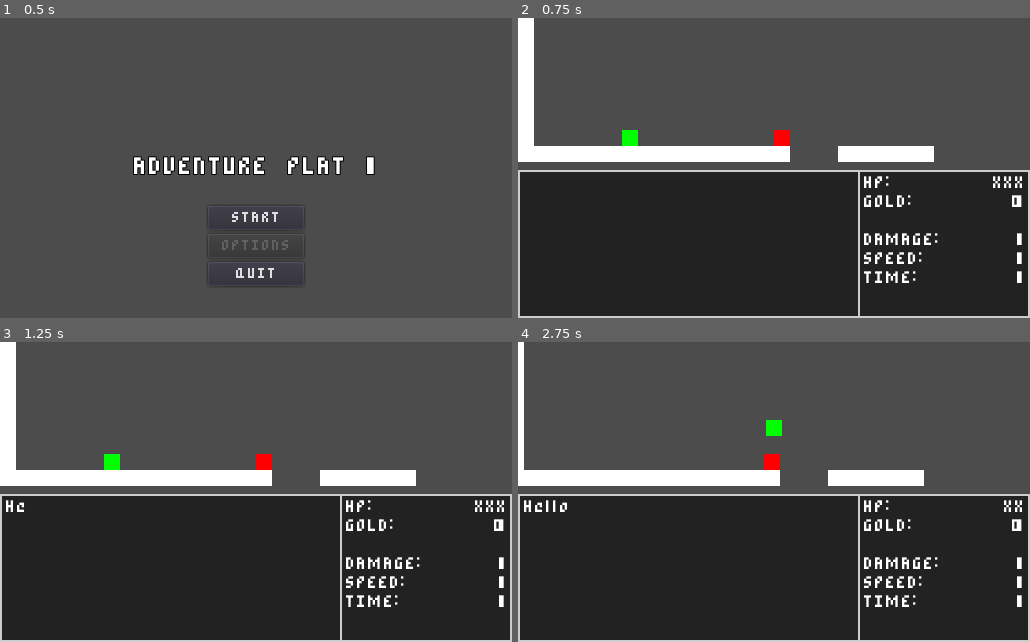
Above: before the commit, frames 1-4 (two rows, left to right).
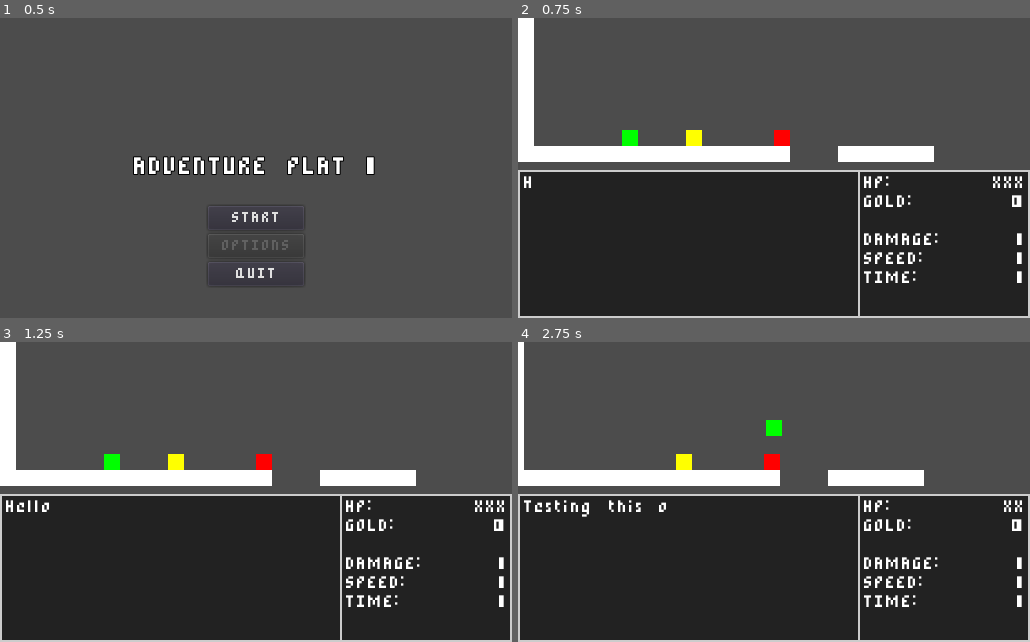
Above: after the commit, the same moments.

Repository: rodriguezric/Adventure-Plat-1
Game: Godot game, scene res://scenes/Main.tscn
Same seed, same stepped clock (60 frames per second), same inputs: the game is played once before the commit and once after it.
Inputs:
- Up to frame 1 (0.5 s): no input
- Up to frame 2 (0.75 s): click "START" at 0.5 s
- Up to frame 3 (1.25 s): no input
- Up to frame 4 (2.75 s): tap Enter (ui_accept) at 1.25 s; hold Shift (attack) 1.28-2.03 s; hold D (move_right) from 1.28 s (still down); tap W (jump) at 1.52, 2.27 s; tap Shift (attack) at 2.1 s

Frame 1 is identical in both runs. In frame 2, 0.2% of the frame differs, in the area x 1-36%, y 37-57%; in frame 3, 0.2%; in frame 4, 0.6%, in the area x 1-34%, y 37-59%.

Commit message:
✨ - Object creates dialogue

Diff:
--- /dev/null
+++ b/scenes/Sign.tscn
@@ -0,0 +1,21 @@
+[gd_scene load_steps=3 format=2]
+
+[ext_resource path="res://scripts/Sign.gd" type="Script" id=1]
+
+[sub_resource type="RectangleShape2D" id=1]
+extents = Vector2( 8, 8 )
+
+[node name="Sign" type="Area2D"]
+position = Vector2( 176, 120 )
+script = ExtResource( 1 )
+__meta__ = {
+"_edit_group_": true
+}
+
+[node name="Polygon2D" type="Polygon2D" parent="."]
+color = Color( 1, 1, 0, 1 )
+polygon = PoolVector2Array( -8, -8, -8, 8, 8, 8, 8, -8 )
+
+[node name="CollisionShape2D" type="CollisionShape2D" parent="."]
+shape = SubResource( 1 )
+[connection signal="body_entered" from="." to="." method="_on_Sign_body_entered"]
--- a/scenes/World.tscn
+++ b/scenes/World.tscn
@@ -1,10 +1,11 @@
-[gd_scene load_steps=9 format=2]
+[gd_scene load_steps=10 format=2]
 
 [ext_resource path="res://tilesets/white-block-16x16.tres" type="TileSet" id=1]
 [ext_resource path="res://scenes/Player.tscn" type="PackedScene" id=2]
 [ext_resource path="res://scripts/World.gd" type="Script" id=3]
 [ext_resource path="res://scripts/Dialog.gd" type="Script" id=4]
 [ext_resource path="res://scenes/Projectile.tscn" type="PackedScene" id=5]
+[ext_resource path="res://scenes/Sign.tscn" type="PackedScene" id=6]
 
 [sub_resource type="StyleBoxFlat" id=1]
 bg_color = Color( 0.133333, 0.133333, 0.133333, 1 )
@@ -112,7 +113,7 @@
 }
 
 [node name="Timer" type="Timer" parent="UI/C/VB/M/BGP/HB/M/Dialog"]
-wait_time = 0.25
+wait_time = 0.1
 autostart = true
 
 [node name="P" type="Panel" parent="UI/C/VB/M/BGP/HB"]
@@ -247,7 +248,11 @@
 [node name="Polygon2D" type="Polygon2D" parent="HazzardTest"]
 color = Color( 1, 0, 0, 1 )
 polygon = PoolVector2Array( -8, -8, -8, 8, 8, 8, 8, -8 )
+
+[node name="Sign" parent="." instance=ExtResource( 6 )]
+dialogue = [ "Welcome to the game" ]
 [connection signal="died" from="Player" to="." method="_on_Player_died"]
 [connection signal="health_changed" from="Player" to="." method="_on_Player_health_changed"]
 [connection signal="timeout" from="UI/C/VB/M/BGP/HB/M/Dialog/Timer" to="UI/C/VB/M/BGP/HB/M/Dialog" method="_on_Timer_timeout"]
 [connection signal="body_entered" from="HazzardTest" to="." method="_on_Area2D_body_entered"]
+[connection signal="send_message" from="Sign" to="." method="_on_Sign_send_message"]
--- a/scripts/Dialog.gd
+++ b/scripts/Dialog.gd
@@ -35,7 +35,8 @@
 
 
 func set_dialogue(_dialogue):
-	dialogue = _dialogue
+	for page in _dialogue:
+		dialogue.push_back(page)
 
 
 func fast_forward() -> void:
@@ -63,7 +64,6 @@
 
 
 func show_dialogue(_dialogue) -> void:
-	get_parent().visible = true
 	set_dialogue(_dialogue)
 	show_page()
 
--- /dev/null
+++ b/scripts/Sign.gd
@@ -0,0 +1,11 @@
+extends Area2D
+
+
+signal send_message
+
+export(Array, String) var dialogue
+
+
+func _on_Sign_body_entered(body: Node) -> void:
+	if body is Player:
+		emit_signal("send_message", dialogue)
--- a/scripts/World.gd
+++ b/scripts/World.gd
@@ -30,3 +30,7 @@
 
 func _on_Player_health_changed() -> void:
 	ui_update_hp()
+
+
+func _on_Sign_send_message(_dialogue) -> void:
+	dialog.show_dialogue(_dialogue)
